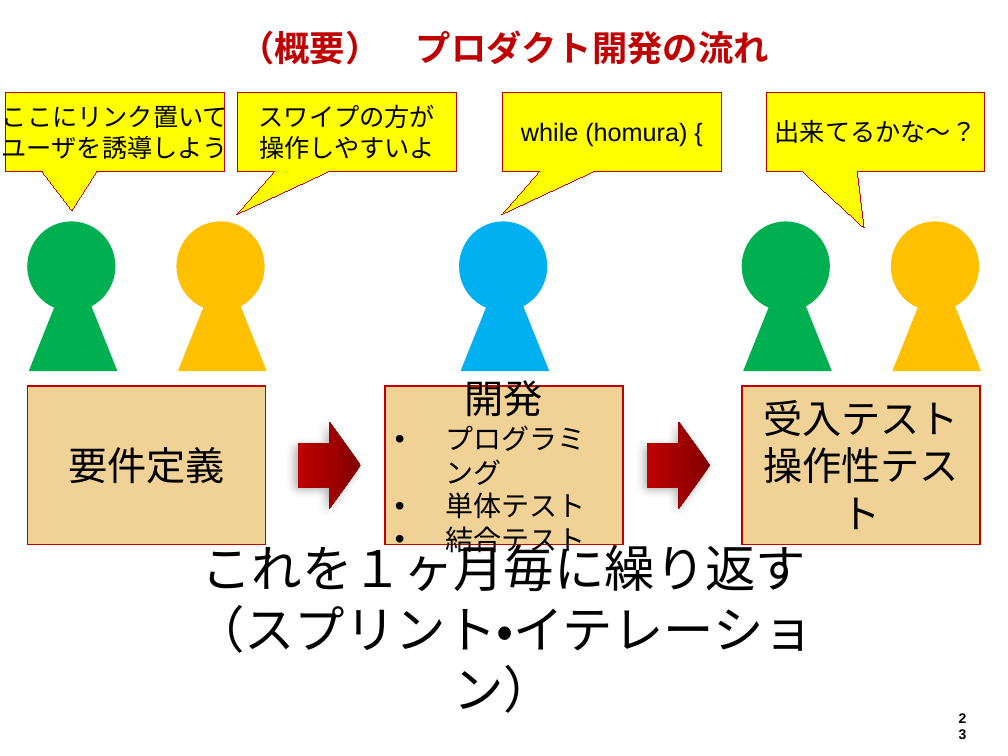
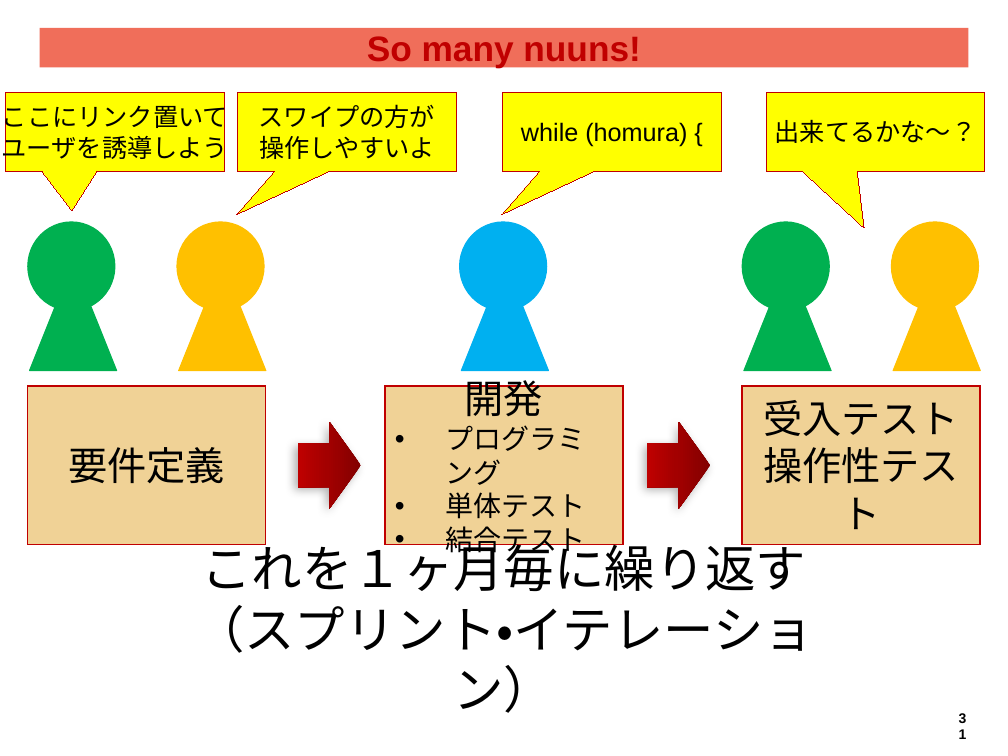
Before and after one commit to hageyahhoo/agile2014, a slide deck: slide 31 of presentations/TechnologyDrivenDevelopment.pptx (slide 23 before the commit). Drawn at 1008x756 pixels with LibreOffice and Linux fonts; fonts in the diff are those of the drawing; background and template pictures are left out. Boxes give left, top, right and bottom in pixels: in the first picture for what was removed or moved away, otherwise in the second. Text is boxed around its words. In the diff, an @@ line names an element or a change of style, - is before the commit and + after.

```diff
--- a/presentations/TechnologyDrivenDevelopment.pptx
+++ b/presentations/TechnologyDrivenDevelopment.pptx
@@ title "So many nuuns!": place and size @@
-title "So many nuuns!" at (239,30,769,65)
+title "So many nuuns!" at (39,28,968,68)
@@ title "So many nuuns!" at (39,28,968,68): fill none to #F06E5A @@
@@ title at (367,36,640,68): text changed @@
-（概要） プロダクト開発の流れ
+So many nuuns!
@@ page number at (949,705,977,732): text changed @@
-23
+31
```
Also in this commit, not shown: 2 other slides changed, 15 slides added, 14 slides removed, 2 other files.
